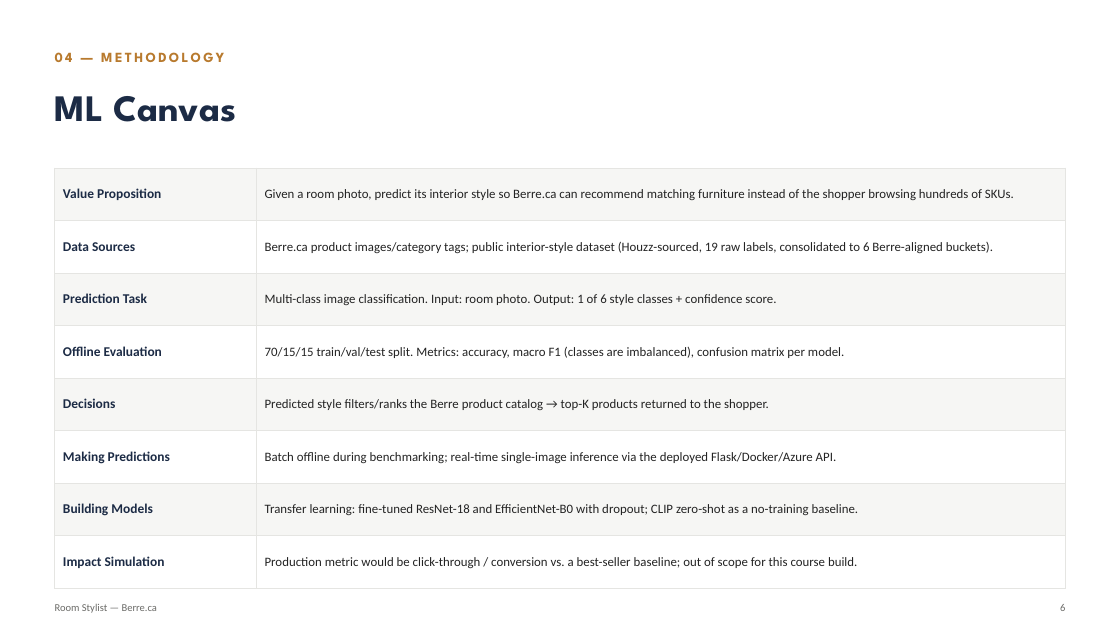
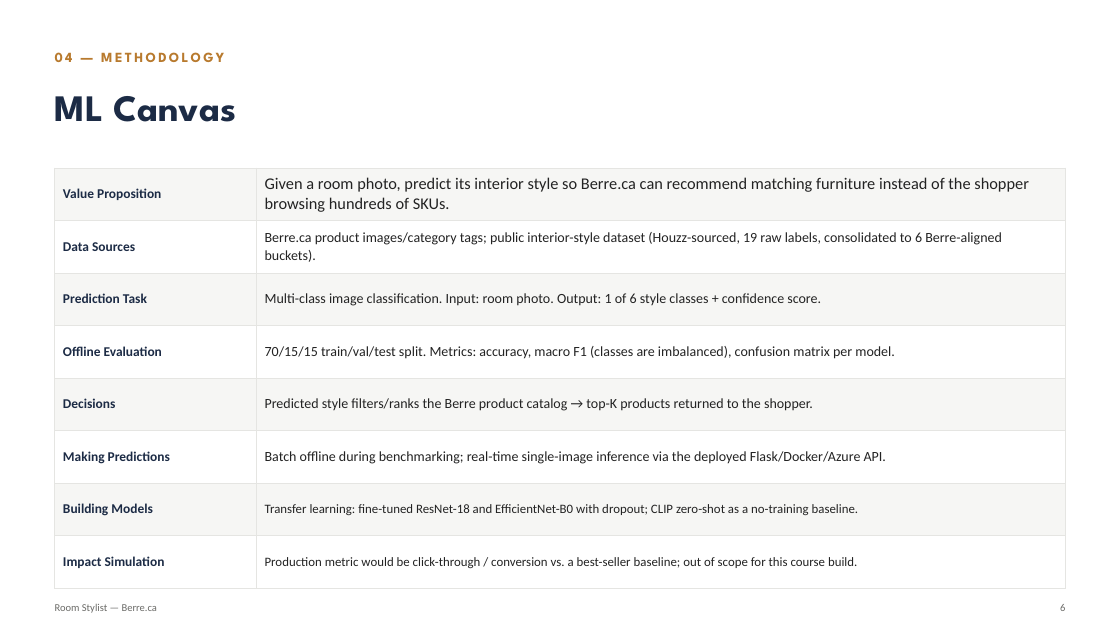
Before and after one commit to Atash22/room-stylist-berre, a slide deck: slide 6 of docs/Room_Stylist_Presentation.pptx. Drawn at 1120x630 pixels with LibreOffice and Linux fonts; fonts in the diff are those of the drawing. Boxes give left, top, right and bottom in pixels: in the first picture for what was removed or moved away, otherwise in the second. Text is boxed around its words. In the diff, an @@ line names an element or a change of style, - is before the commit and + after.

```diff
--- a/docs/Room_Stylist_Presentation.pptx
+++ b/docs/Room_Stylist_Presentation.pptx
@@ table at (55, 168, 1065, 588) @@
@@ size 11 to 14 pt in "Given a room photo, predict its interior ..." @@
@@ size 11 to 12 pt in "Berre.ca product images/category tags; public interior-style ...", "Multi-class image classification. Input: room photo. Output: ...", "70/15/15 train/val/test split. Metrics: accuracy, macro F1 ...", "Predicted style filters/ranks the Berre product catalog ..." and 1 more places @@
```
Also in this commit, not shown: 5 other slides changed, 1 slide removed.
